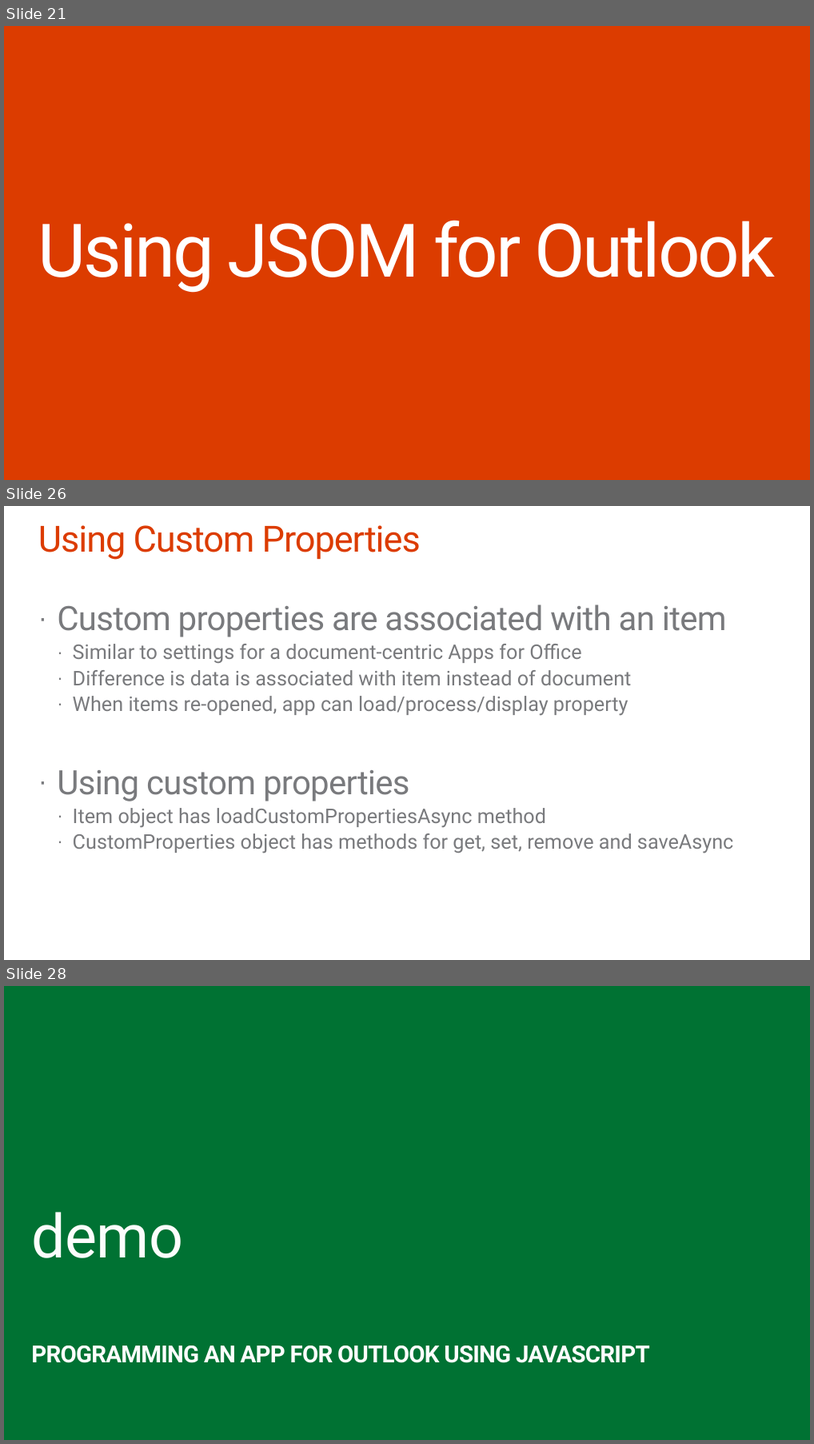
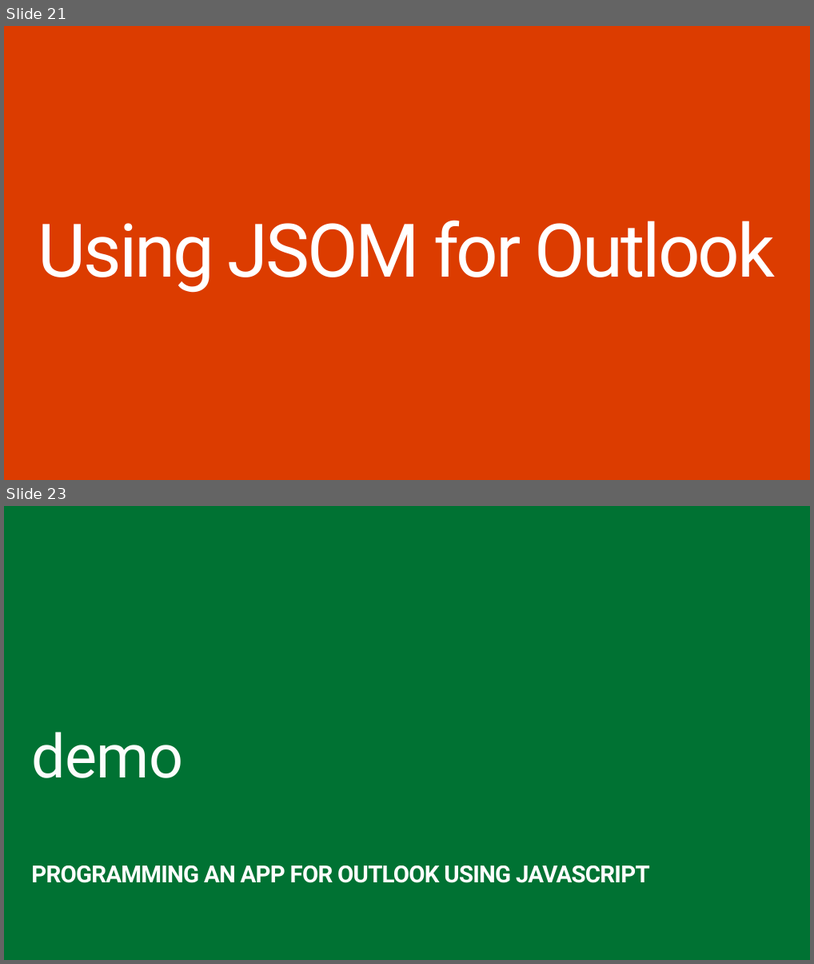
Before and after one commit to OfficeDev/TrainingContent, a slide deck: O3652-1 Deep Dive Apps for Office in Outlook/O3652-1 Deep Dive into Apps for Office in Outlook.pptx. Shown one above the other, each under a label of ours: slides 21, 26 and 28 before the commit, slides 21 and 23 after it; the slides between them are not shown. The pictures are 814x1444 and 814x964 pixels, drawn with LibreOffice and Linux fonts; fonts in the diff are those of the drawing; background and template pictures are left out. Boxes give left, top, right and bottom in pixels: in the first picture for what was removed or moved away, otherwise in the second. Text is boxed around its words. In the diff, an @@ line names an element or a change of style, - is before the commit and + after.

```diff
--- a/O3652-1 Deep Dive Apps for Office in Outlook/O3652-1 Deep Dive into Apps for Office in Outlook.pptx
+++ b/O3652-1 Deep Dive Apps for Office in Outlook/O3652-1 Deep Dive into Apps for Office in Outlook.pptx
@@ slide 26 removed at box(4, 506, 810, 960), background #FFFFFF @@
@@ title removed at box(38, 525, 421, 560) @@
-Using Custom Properties
@@ text removed at box(57, 604, 734, 853) @@
-· Custom properties are associated with an item
-  · Similar to settings for a document-centric Apps for Office
-  · Difference is data is associated with item instead of document
-  · When items re-opened, app can load/process/display property
-· Using custom properties
-  · Item object has loadCustomPropertiesAsync method
-  · CustomProperties object has methods for get, set, remove and saveAsync
@@ what was slide 28 is now slide 23 @@
```
Also in this commit, not shown: 6 slides changed, 1 slide added, 4 other slides removed.
